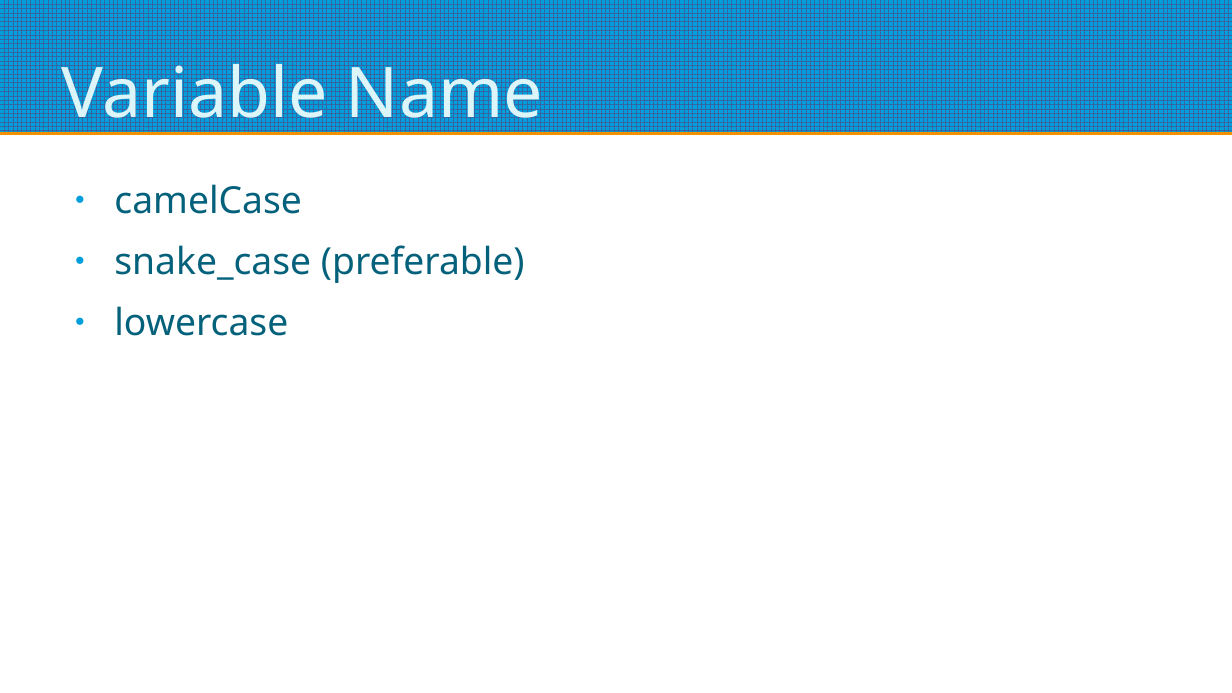
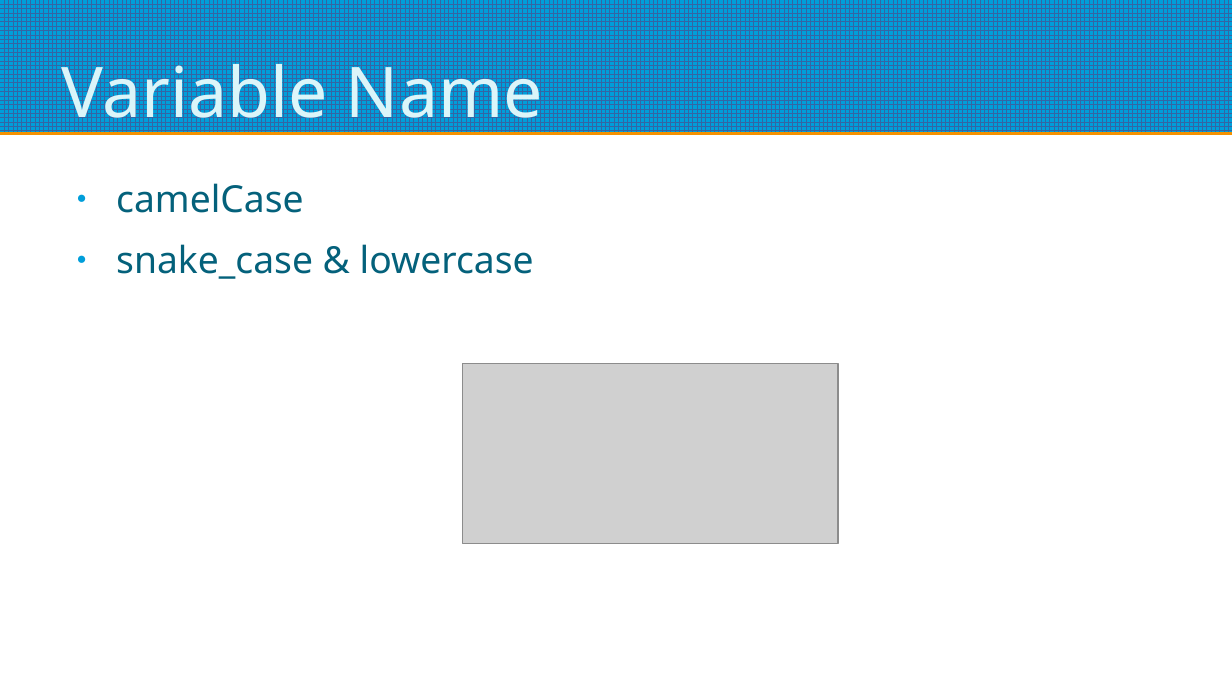
Before and after one commit to refsigregory/react-native-starter-lesson, a slide deck: slide 14 of docs/React Native Starter.odp (slide 15 before the commit). Drawn at 1232x693 pixels with LibreOffice and Linux fonts; fonts in the diff are those of the drawing; grey boxes stand for pictures. Boxes give left, top, right and bottom in pixels: in the first picture for what was removed or moved away, otherwise in the second. Text is boxed around its words. In the diff, an @@ line names an element or a change of style, - is before the commit and + after.

```diff
--- a/docs/React Native Starter.odp
+++ b/docs/React Native Starter.odp
@@ text at (116,244,534,279): text changed @@
-● snake_case (preferable)
-● lowercase
+● snake_case & lowercase
@@ picture added at (463,363,838,543) @@
```
Also in this commit, not shown: 8 other slides changed, 6 slides added, 5 slides removed.
